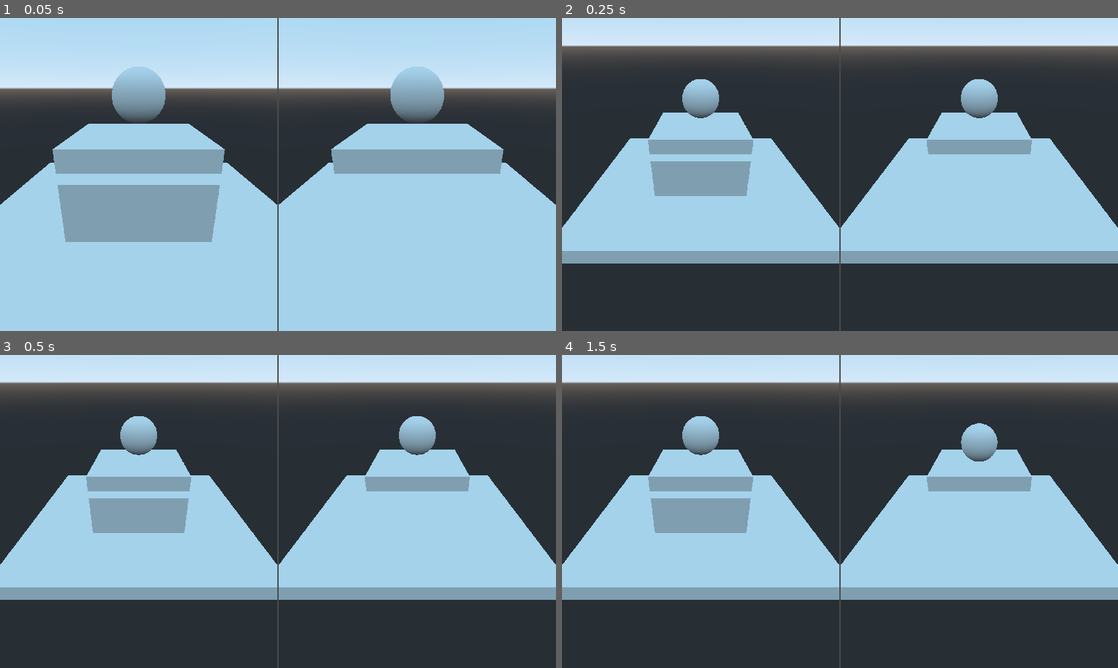
Above: before the commit, frames 1-4 (two rows, left to right).
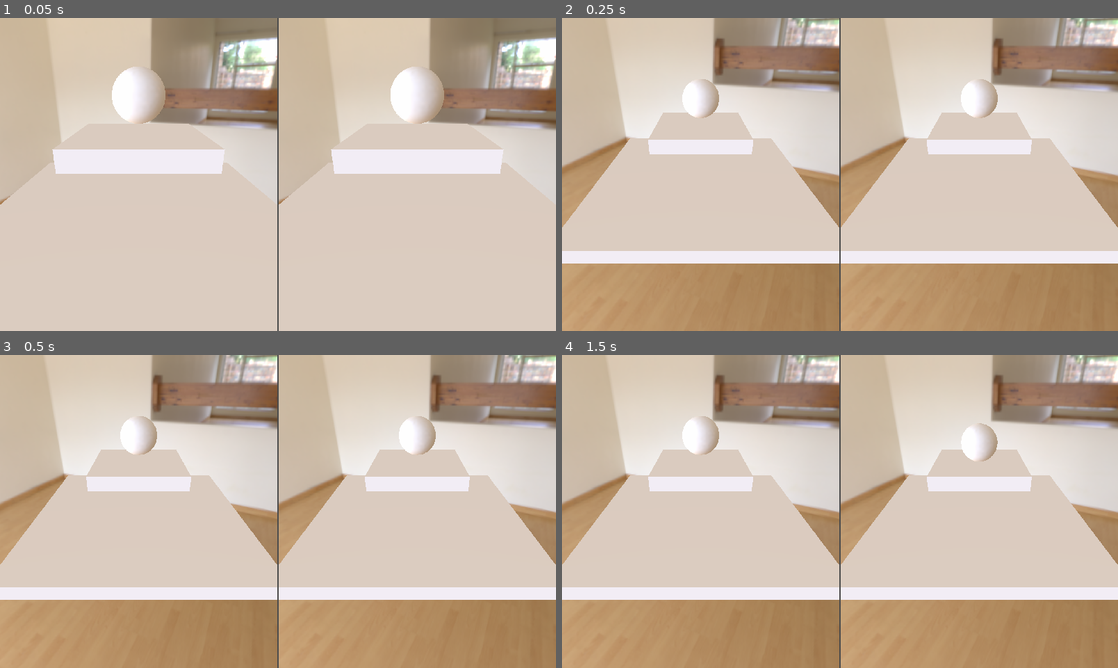
Above: after the commit, the same moments.

Repository: NykolaR/RepairingTheTimeline
Game: Godot game, scene res://Scenes/Levels/POC/POC.tscn
Same seed, same stepped clock (60 frames per second), same inputs: the game is played once before the commit and once after it. The project has no main scene, so this scene is started directly.
Inputs (mouse positions are in pixels of both pictures, inside the frame that each line leads up to):
- Up to frame 1 (0.05 s): no input
- Up to frame 2 (0.25 s): no input
- Up to frame 3 (0.5 s): no input
- Up to frame 4 (1.5 s): tap Enter (ui_accept) at 0.5, 0.77, 1.25 s; move the mouse to (962, 495) at 0.52 s; hold Right (ui_right) 0.53-1.28 s; click (962, 495) at 0.67 s; move the mouse to (728, 527) at 1.27 s; hold Left (ui_left) from 1.28 s (still down)

The runs differ from the first frame. In frame 1, 100% of the frame differs, in the area x 0-100%, y 0-100%; in frame 2, 100%; in frame 3, 100%; in frame 4, 100%.

Commit message:
skybox on master

Diff:
--- a/Scenes/Levels/POC/POC.tscn
+++ b/Scenes/Levels/POC/POC.tscn
@@ -1,11 +1,10 @@
-[gd_scene load_steps=18 format=2]
+[gd_scene load_steps=17 format=2]
 
 [ext_resource path="res://Scenes/Management/LevelBase/ViewSplit.tscn" type="PackedScene" id=1]
 [ext_resource path="res://Scenes/Levels/POC/Shelf.gd" type="Script" id=2]
 [ext_resource path="res://Scenes/Levels/POC/Ball.gd" type="Script" id=3]
 [ext_resource path="res://Scenes/Levels/POC/Area.gd" type="Script" id=4]
-[ext_resource path="res://Scenes/Levels/POC/Shelfy.gd" type="Script" id=5]
-[ext_resource path="res://Scenes/Tests/Area.gd" type="Script" id=6]
+[ext_resource path="res://Assets/lebombo_1k.hdr" type="Texture" id=5]
 
 [sub_resource type="CubeMesh" id=1]
 size = Vector3( 5, 0.3, 5 )
@@ -13,17 +12,20 @@
 [sub_resource type="BoxShape" id=2]
 extents = Vector3( 2.5, 0.15, 2.5 )
 
-[sub_resource type="SphereMesh" id=3]
+[sub_resource type="CubeMesh" id=3]
+size = Vector3( 2, 0.3, 2 )
+
+[sub_resource type="BoxShape" id=4]
+extents = Vector3( 1, 0.15, 1 )
+
+[sub_resource type="SphereShape" id=5]
+radius = 0.4
+
+[sub_resource type="SphereMesh" id=6]
 radius = 0.4
 height = 0.8
 radial_segments = 32
 rings = 16
-
-[sub_resource type="CubeMesh" id=5]
-size = Vector3( 2, 0.3, 2 )
-
-[sub_resource type="BoxShape" id=6]
-extents = Vector3( 1, 0.15, 1 )
 
 [sub_resource type="PhysicsMaterial" id=7]
 friction = 3.0
@@ -32,14 +34,14 @@
 [sub_resource type="BoxShape" id=8]
 extents = Vector3( 0.4, 0.4, 0.4 )
 
-[sub_resource type="SphereShape" id=4]
-radius = 0.4
-
 [sub_resource type="BoxShape" id=9]
 
-[sub_resource type="BoxShape" id=10]
+[sub_resource type="PanoramaSky" id=10]
+panorama = ExtResource( 5 )
 
-[sub_resource type="CubeMesh" id=11]
+[sub_resource type="Environment" id=11]
+background_mode = 2
+background_sky = SubResource( 10 )
 
 [node name="ViewSplit" instance=ExtResource( 1 )]
 
@@ -53,29 +55,28 @@
 [node name="CollisionShape" type="CollisionShape" parent="Objects/Statics/StaticBody" index="1"]
 shape = SubResource( 2 )
 
-[node name="MeshInstance" type="MeshInstance" parent="Objects/Past" index="0"]
-transform = Transform( 1, 0, 0, 0, 1, 0, 0, 0, 1, 0, 2, 0 )
+[node name="Shelf" type="KinematicBody" parent="Objects/Past" index="0"]
+transform = Transform( 1, 0, 0, 0, 1, 0, 0, 0, 1, 0, 1.3, 0 )
+input_capture_on_drag = true
+
+[node name="MeshInstance" type="MeshInstance" parent="Objects/Past/Shelf" index="0"]
+layers = 3
 mesh = SubResource( 3 )
 material/0 = null
 
-[node name="Shelf" type="KinematicBody" parent="Objects/Past" index="1"]
-transform = Transform( 1, 0, 0, 0, 1, 0, 0, 0, 1, 0, 1.3, 0 )
-input_capture_on_drag = true
-script = ExtResource( 5 )
-
-[node name="MeshInstance" type="MeshInstance" parent="Objects/Past/Shelf" index="0"]
-layers = 3
-mesh = SubResource( 5 )
-material/0 = null
-
 [node name="CollisionShape" type="CollisionShape" parent="Objects/Past/Shelf" index="1"]
-shape = SubResource( 6 )
+shape = SubResource( 4 )
 
 [node name="Shelf" type="Area" parent="Objects/Past/Shelf" index="2"]
 script = ExtResource( 2 )
 
 [node name="CollisionShape" type="CollisionShape" parent="Objects/Past/Shelf/Shelf" index="0"]
-shape = SubResource( 6 )
+shape = SubResource( 5 )
+
+[node name="MeshInstance" type="MeshInstance" parent="Objects/Past" index="1"]
+transform = Transform( 1, 0, 0, 0, 1, 0, 0, 0, 1, 0, 2, 0 )
+mesh = SubResource( 6 )
+material/0 = null
 
 [node name="Ball" type="RigidBody" parent="Objects/Future" index="0" groups=[
 "simulate",
@@ -109,17 +110,8 @@
 [node name="CollisionShape" type="CollisionShape" parent="Objects/Future/Area" index="0"]
 shape = SubResource( 9 )
 
-[node name="Area" type="Area" parent="Past/Viewport" index="1"]
-input_capture_on_drag = true
-script = ExtResource( 6 )
-
-[node name="CollisionShape" type="CollisionShape" parent="Past/Viewport/Area" index="0"]
-shape = SubResource( 10 )
-
-[node name="MeshInstance" type="MeshInstance" parent="Past/Viewport/Area" index="1"]
-mesh = SubResource( 11 )
-material/0 = null
+[node name="WorldEnvironment" type="WorldEnvironment" parent="." index="3"]
+environment = SubResource( 11 )
 [connection signal="mouse_entered" from="Objects/Past/Shelf/Shelf" to="Objects/Past/Shelf/Shelf" method="_mouse_entered"]
 [connection signal="mouse_exited" from="Objects/Past/Shelf/Shelf" to="Objects/Past/Shelf/Shelf" method="_mouse_exited"]
 [connection signal="body_entered" from="Objects/Future/Area" to="Objects/Future/Area" method="_body_entered"]
-[connection signal="input_event" from="Past/Viewport/Area" to="Past/Viewport/Area" method="me_input_event"]
Binary file added: Assets/lebombo_1k.hdr
Not shown, added: Assets/lebombo_1k.hdr.import
Not shown: 2 places in Scenes/Levels/POC/POC.tscn that only renumber resources
